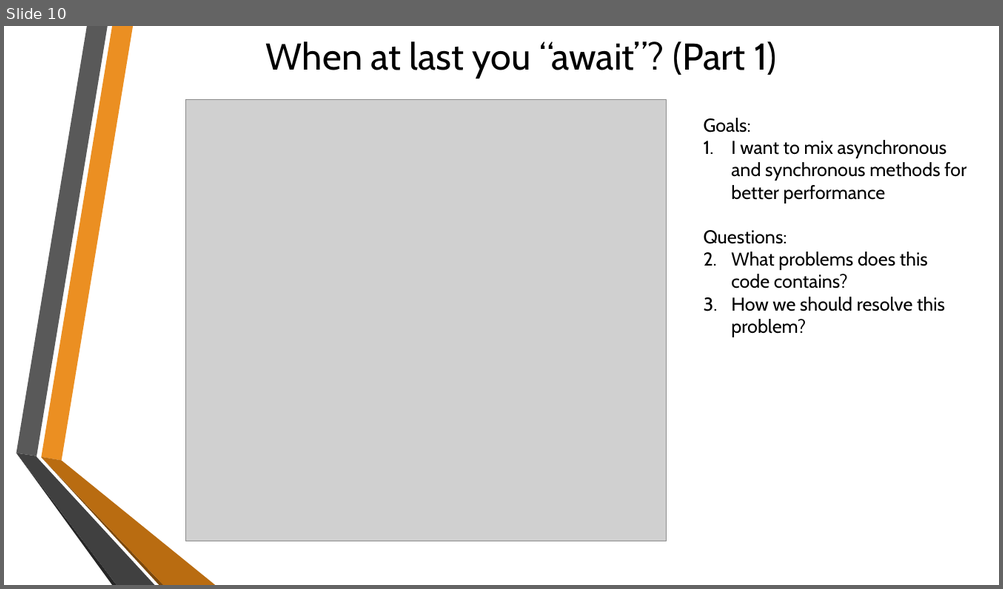
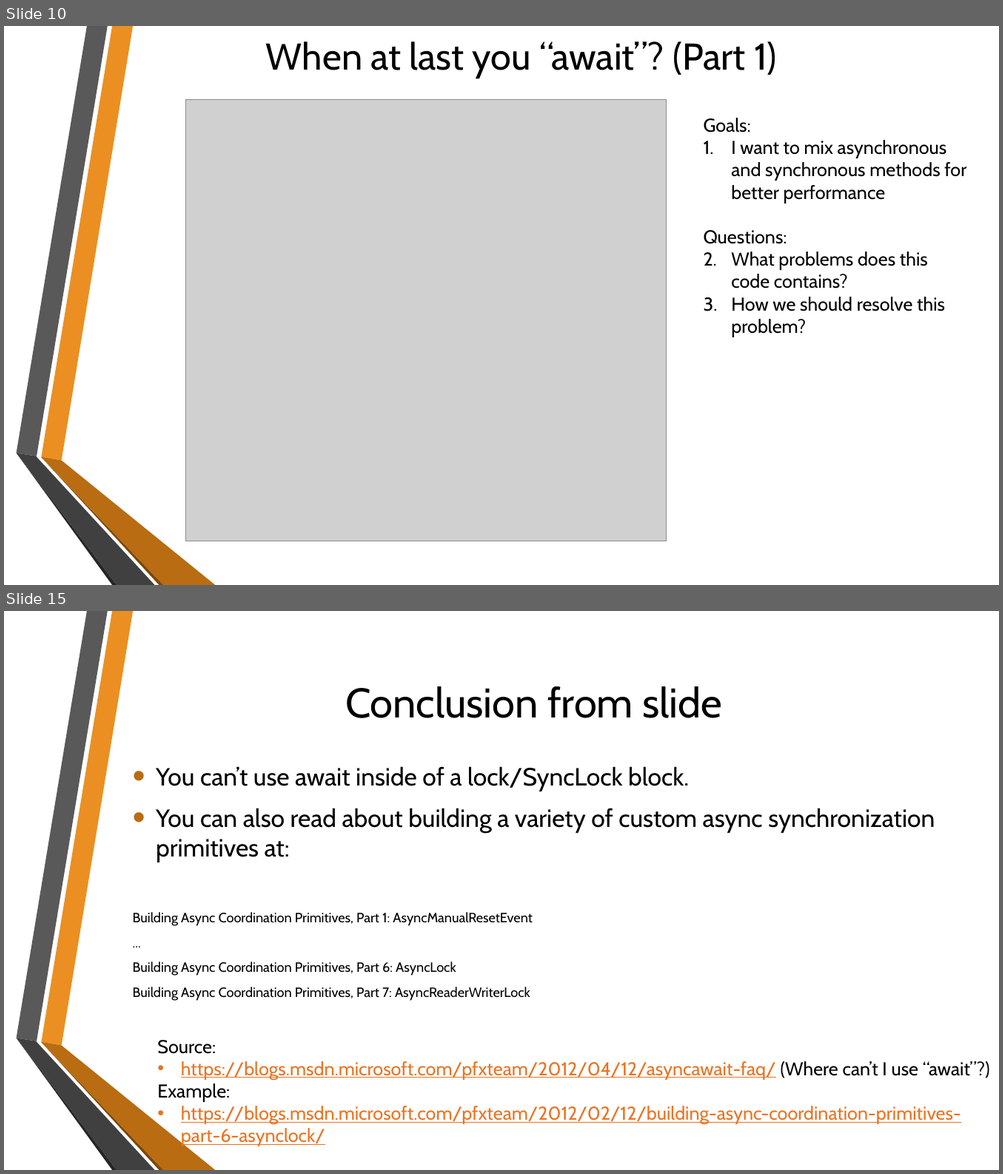
Before and after one commit to sflusov/AsyncAwaitPitfalls, a slide deck: Async Await and their pitfalls.pptx. Shown one above the other, each under a label of ours: slide 10 before the commit, slides 10 and 15 after it; the slides between them are not shown. The pictures are 1003x589 and 1003x1174 pixels, drawn with LibreOffice and Linux fonts; fonts in the diff are those of the drawing; grey boxes stand for pictures; background and template pictures are left out. Boxes give left, top, right and bottom in pixels: in the first picture for what was removed or moved away, otherwise in the second. Text is boxed around its words. In the diff, an @@ line names an element or a change of style, - is before the commit and + after.

Commit message:
Async Await working with lock

```diff
--- a/Async Await and their pitfalls.pptx
+++ b/Async Await and their pitfalls.pptx
@@ slide 15 added at bbox=[4, 611, 999, 1170], background picture (left out); not listed: 6 template elements that a slide beside it also shows @@
@@ title added at bbox=[345, 686, 722, 718], 40 pt, text #000000 @@
+Conclusion from slide
@@ text added at bbox=[133, 766, 934, 998], 12.9 pt, text #000000 @@
+• You can’t use await inside of a lock/SyncLock block.
+• You can also read about building a variety of custom async synchronization primitives at:
+Building Async Coordination Primitives, Part 1: AsyncManualResetEvent
+...
+Building Async Coordination Primitives, Part 6: AsyncLock
+Building Async Coordination Primitives, Part 7: AsyncReaderWriterLock
@@ text added at bbox=[157, 1040, 990, 1147], 18 pt, text #EC7220, underline @@
+Source:
+• https://blogs.msdn.microsoft.com/pfxteam/2012/04/12/asyncawait-faq/ (Where can’t I use “await”?)
+Example:
+• https://blogs.msdn.microsoft.com/pfxteam/2012/02/12/building-async-coordination-primitives-part-6-asynclock/
```
Also in this commit, not shown: 3 slides changed, 5 other slides added, 1 slide removed, 4 other files.
